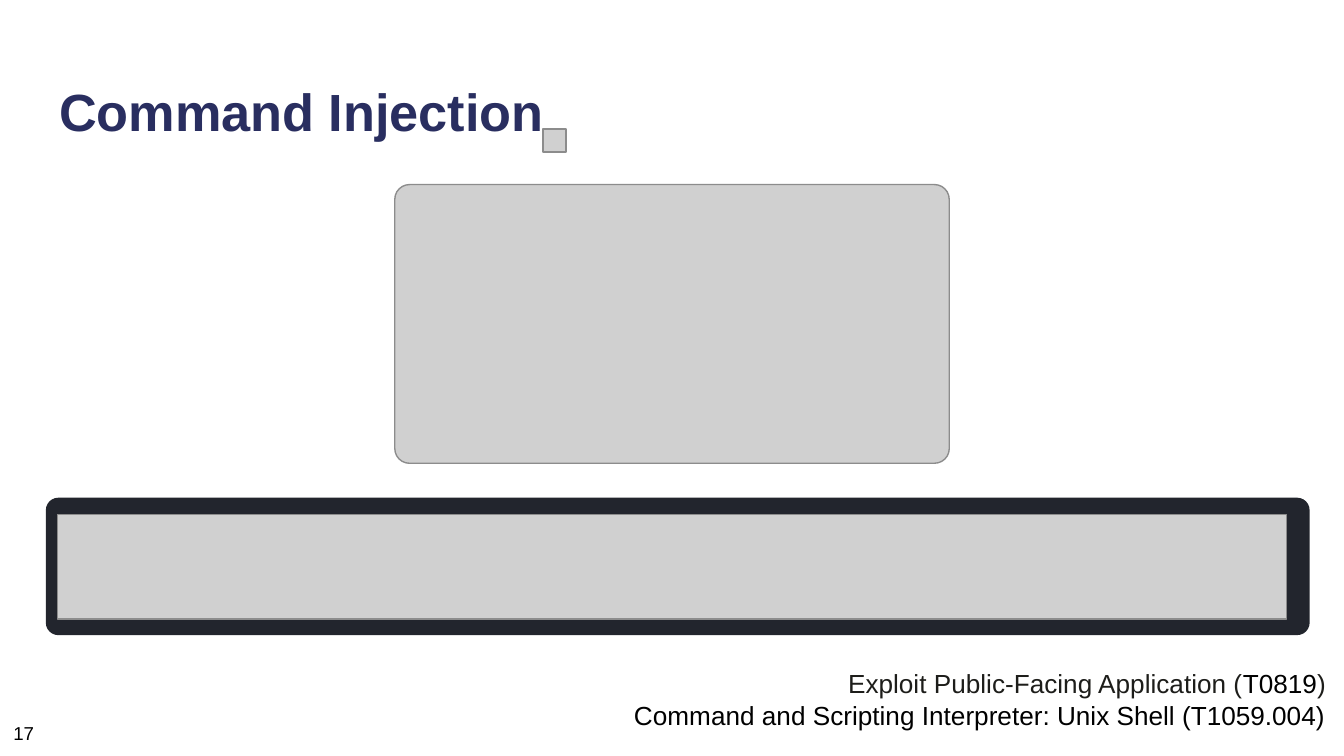
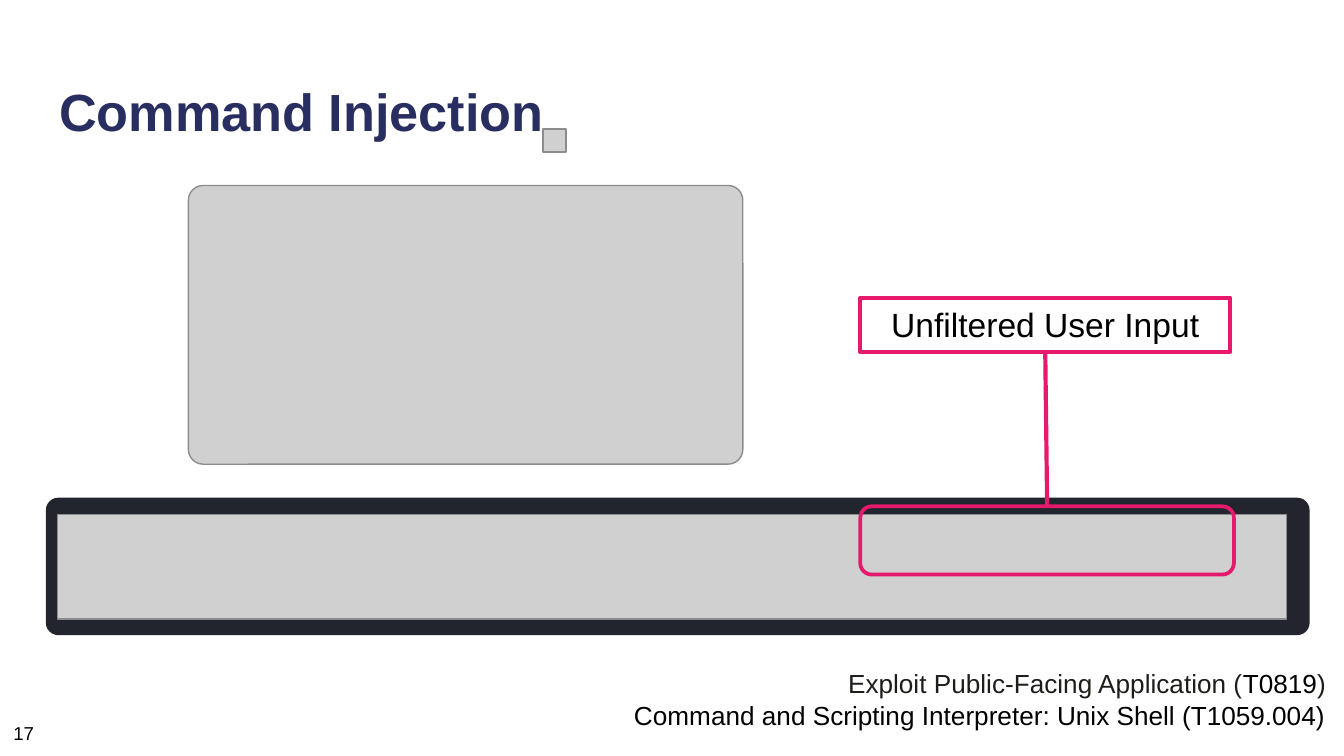
Before and after one commit to neubert-simon/auv-final-report, a slide deck: slide 47 of Final Presentation/ICS_Praesentationsfolien.pptx (slide 54 before the commit). Drawn at 1344x756 pixels with LibreOffice and Linux fonts; fonts in the diff are those of the drawing; grey boxes stand for pictures. Boxes give left, top, right and bottom in pixels: in the first picture for what was removed or moved away, otherwise in the second. Text is boxed around its words. In the diff, an @@ line names an element or a change of style, - is before the commit and + after.

```diff
--- a/Final Presentation/ICS_Praesentationsfolien.pptx
+++ b/Final Presentation/ICS_Praesentationsfolien.pptx
@@ picture: place and size @@
-picture at (395,184,950,462)
+picture at (188,185,743,464)
@@ rectangle added at (860,298,1230,352), outline #E6196C 2.25 pt, 18 pt, text #000000 @@
+Unfiltered User Input
@@ line added from (1047, 507) to (1046, 352), #E6196C 2.25 pt @@
@@ rounded rectangle added at (860,507,1234,575), outline #E6196C 2 pt @@
```
Also in this commit, not shown: 12 other slides changed, 5 slides added, 10 slides removed.
